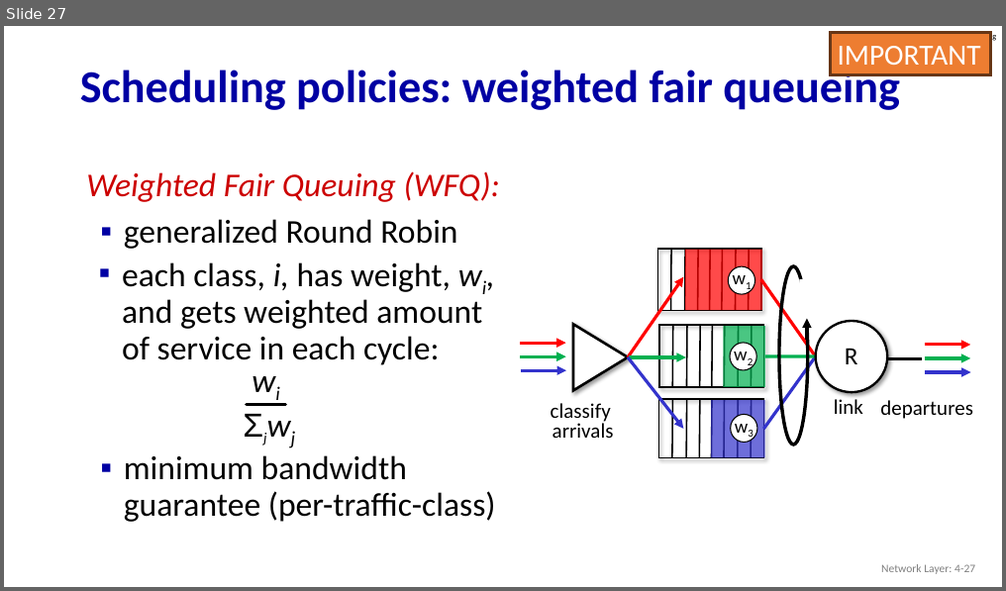
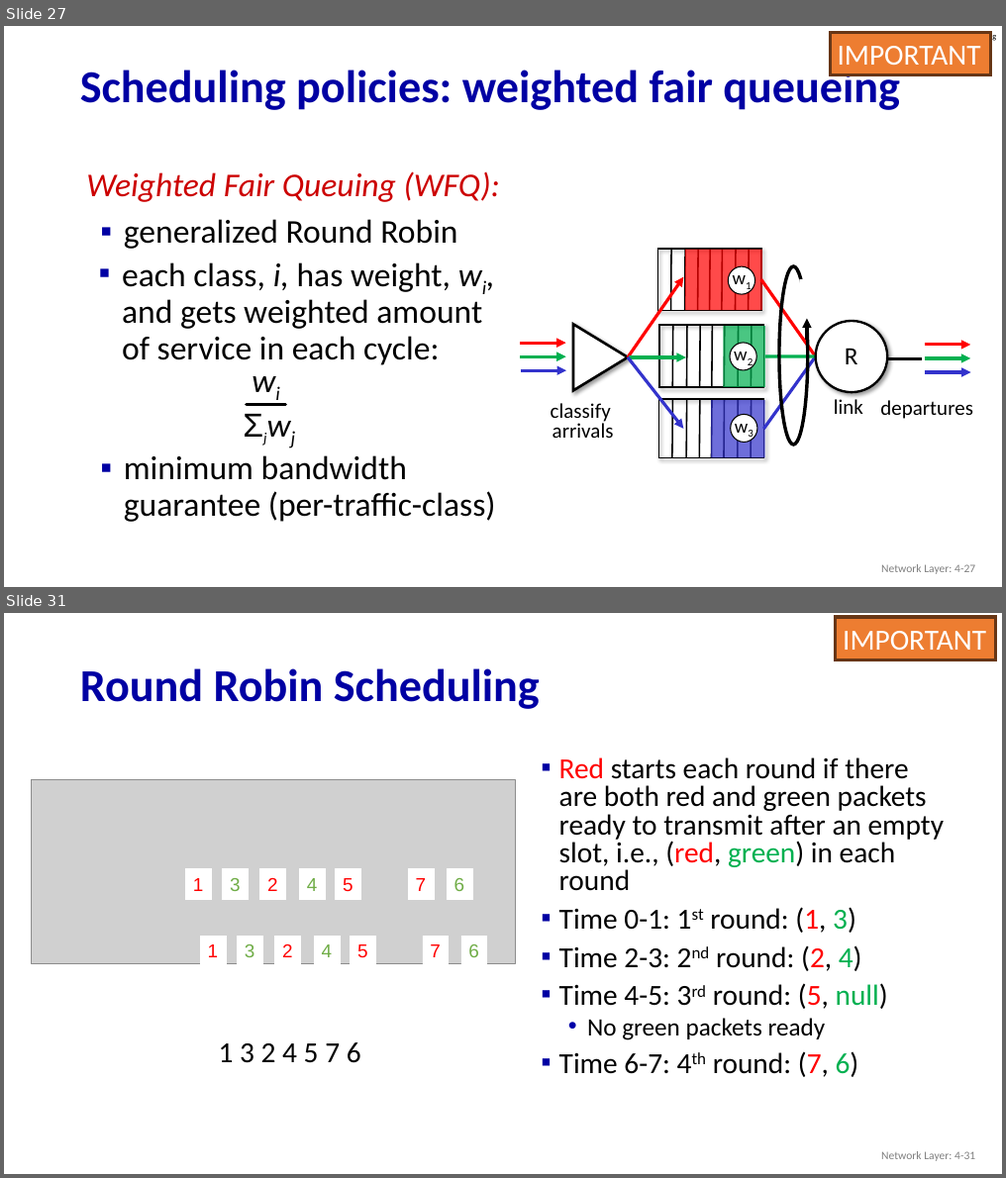
Before and after one commit to guhofstra/CSC175, a slide deck: PPTs/4.2 Whats Inside a Router.pptx. Shown one above the other, each under a label of ours: slide 27 before the commit, slides 27 and 31 after it; the slides between them are not shown. The pictures are 1006x591 and 1006x1178 pixels, drawn with LibreOffice and Linux fonts; fonts in the diff are those of the drawing; grey boxes stand for pictures. Boxes give left, top, right and bottom in pixels: in the first picture for what was removed or moved away, otherwise in the second. Text is boxed around its words. In the diff, an @@ line names an element or a change of style, - is before the commit and + after.

```diff
--- a/PPTs/4.2 Whats Inside a Router.pptx
+++ b/PPTs/4.2 Whats Inside a Router.pptx
@@ slide 31 added at box(4, 613, 1002, 1174), background #FFFFFF; not listed: 1 template element that a slide beside it also shows @@
@@ rectangle added at box(836, 617, 996, 660), fill #ED7D31, outline #683715 3 pt, 28 pt, text #FFFFFF @@
+IMPORTANT
@@ title added at box(80, 668, 540, 709), 44 pt, text #0000A3, bold @@
+Round Robin Scheduling
@@ text added at box(559, 758, 944, 1077), 28 pt, text #000000 @@
+▪ Red starts each round if there are both red and green packets ready to transmit after an empty slot, i.e., (red, green) in each round
+▪ Time 0-1: 1st round: (1, 3)
+▪ Time 2-3: 2nd round: (2, 4)
+▪ Time 4-5: 3rd round: (5, null)
+  • No green packets ready
+▪ Time 6-7: 4th round: (7, 6)
@@ picture added at box(31, 780, 515, 964) @@
@@ rectangle added at box(186, 869, 211, 899), fill #FFFFFF, outline #FFFFFF 0.75 pt, 18 pt, text #FF0000 @@
+1
@@ rectangle added at box(223, 869, 249, 899), fill #FFFFFF, outline #FFFFFF 0.75 pt, 18 pt, text #70AD47 @@
+3
@@ rectangle added at box(260, 869, 285, 899), fill #FFFFFF, outline #FFFFFF 0.75 pt, 18 pt, text #FF0000 @@
+2
@@ rectangle added at box(300, 869, 325, 899), fill #FFFFFF, outline #FFFFFF 0.75 pt, 18 pt, text #70AD47 @@
+4
@@ rectangle added at box(336, 869, 361, 899), fill #FFFFFF, outline #FFFFFF 0.75 pt, 18 pt, text #FF0000 @@
+5
@@ rectangle added at box(408, 869, 434, 899), fill #FFFFFF, outline #FFFFFF 0.75 pt, 18 pt, text #FF0000 @@
+7
@@ rectangle added at box(447, 869, 472, 899), fill #FFFFFF, outline #FFFFFF 0.75 pt, 18 pt, text #70AD47 @@
+6
@@ rectangle added at box(200, 936, 226, 965), fill #FFFFFF, outline #FFFFFF 0.75 pt, 18 pt, text #FF0000 @@
+1
@@ rectangle added at box(237, 936, 262, 965), fill #FFFFFF, outline #FFFFFF 0.75 pt, 18 pt, text #70AD47 @@
+3
@@ rectangle added at box(275, 936, 300, 965), fill #FFFFFF, outline #FFFFFF 0.75 pt, 18 pt, text #FF0000 @@
+2
@@ rectangle added at box(314, 936, 340, 965), fill #FFFFFF, outline #FFFFFF 0.75 pt, 18 pt, text #70AD47 @@
+4
@@ rectangle added at box(350, 936, 375, 965), fill #FFFFFF, outline #FFFFFF 0.75 pt, 18 pt, text #FF0000 @@
+5
@@ rectangle added at box(423, 936, 449, 965), fill #FFFFFF, outline #FFFFFF 0.75 pt, 18 pt, text #FF0000 @@
+7
@@ rectangle added at box(461, 936, 487, 965), fill #FFFFFF, outline #FFFFFF 0.75 pt, 18 pt, text #70AD47 @@
+6
@@ text added at box(219, 1043, 361, 1063), 28 pt, text #000000 @@
+1 3 2 4 5 7 6
@@ text added at box(881, 1152, 975, 1161), 11 pt, text #808080 @@
+Network Layer: 4-31
```
Also in this commit, not shown: 3 other slides added, 10 other files.
